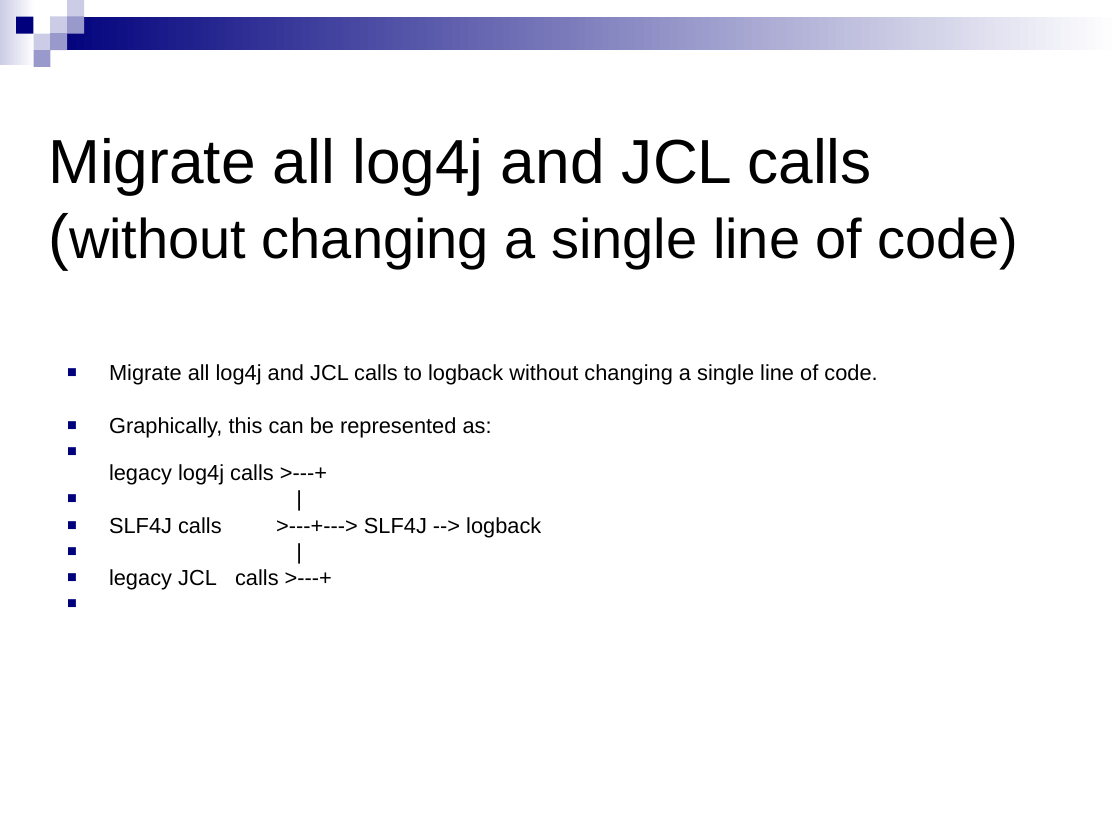
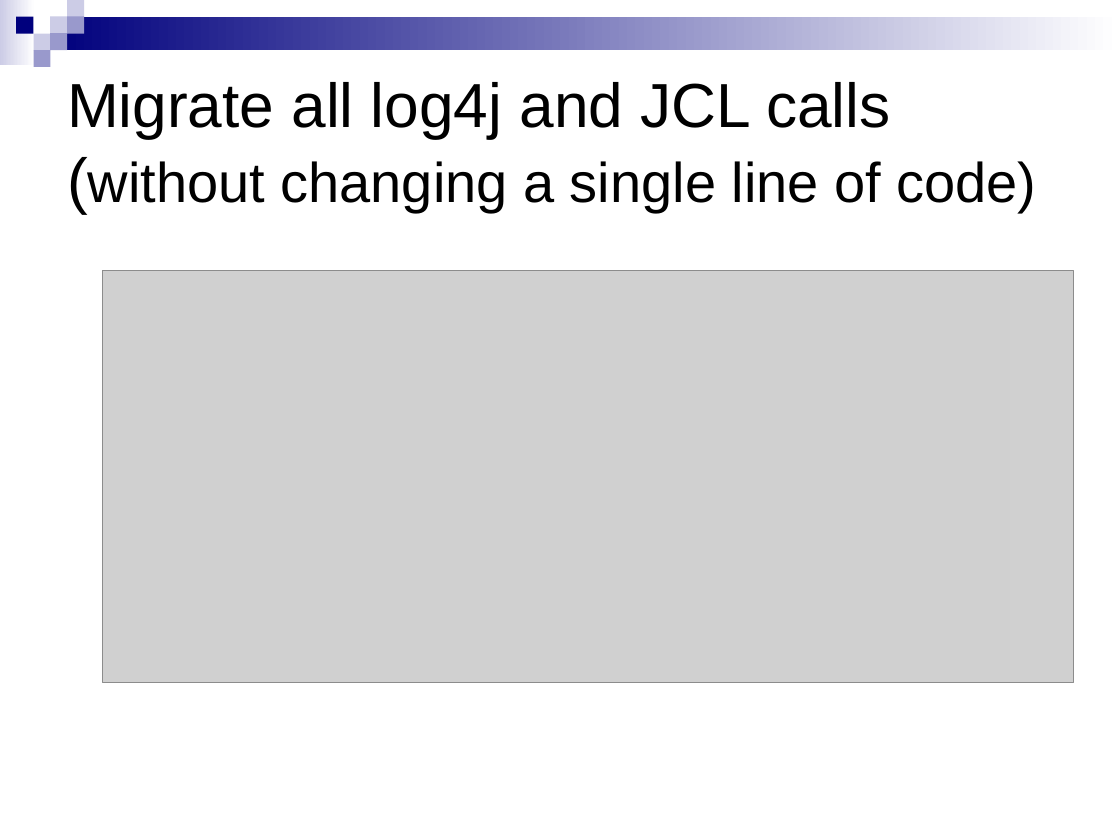
Before and after one commit to qos-ch/logback, a slide deck: slide 5 of logback-site/src/site/resources/10reasons.ppt. Drawn at 1120x840 pixels with LibreOffice and Linux fonts; fonts in the diff are those of the drawing; grey boxes stand for pictures; background and template pictures are left out. Boxes give left, top, right and bottom in pixels: in the first picture for what was removed or moved away, otherwise in the second. Text is boxed around its words. In the diff, an @@ line names an element or a change of style, - is before the commit and + after.

```diff
--- a/logback-site/src/site/resources/10reasons.ppt
+++ b/logback-site/src/site/resources/10reasons.ppt
@@ title "Migrate all log4j and JCL ...": place and size @@
-title "Migrate all log4j and JCL ..." at <box>48,138,1018,268</box>
+title "Migrate all log4j and JCL ..." at <box>67,82,1037,212</box>
@@ picture added at <box>103,271,1074,683</box> @@
@@ text removed at <box>109,364,877,590</box> @@
-■ Migrate all log4j and JCL calls to logback without changing a single line of code.
-■ Graphically, this can be represented as:
-■ legacy log4j calls >---+
-■ |
-■ SLF4J calls >---+---> SLF4J --> logback
-■ |
-■ legacy JCL calls >---+
```
Also in this commit, not shown: 3 other slides changed, 1 other file.
